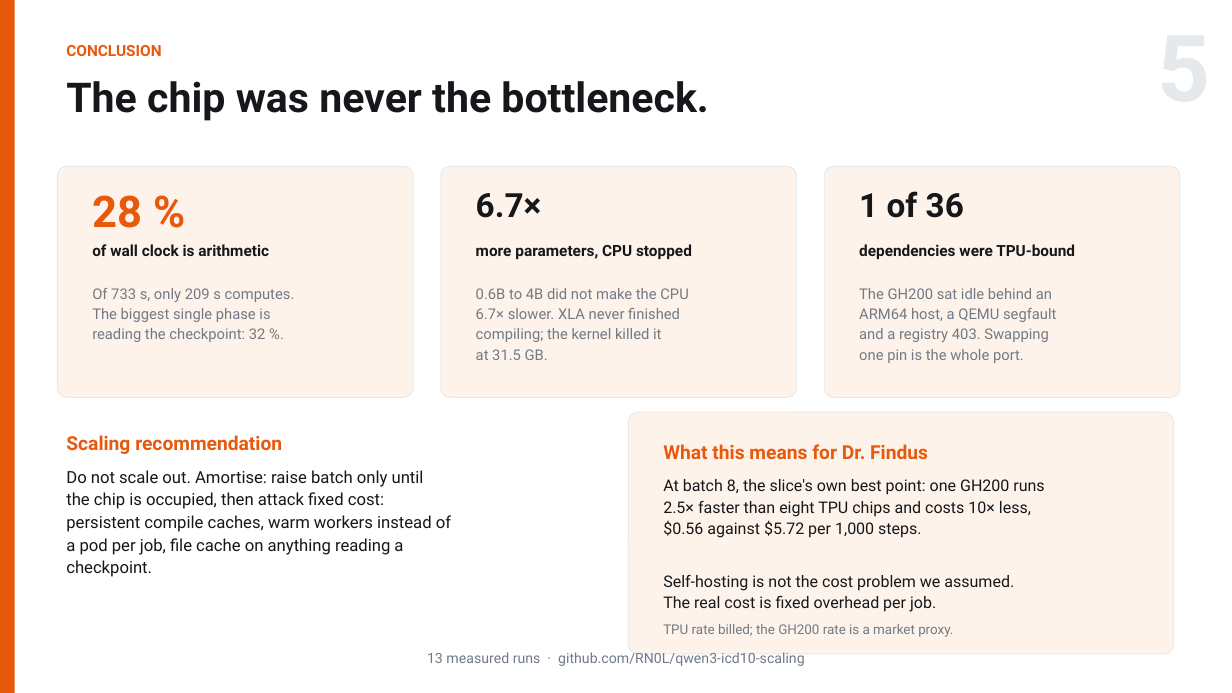
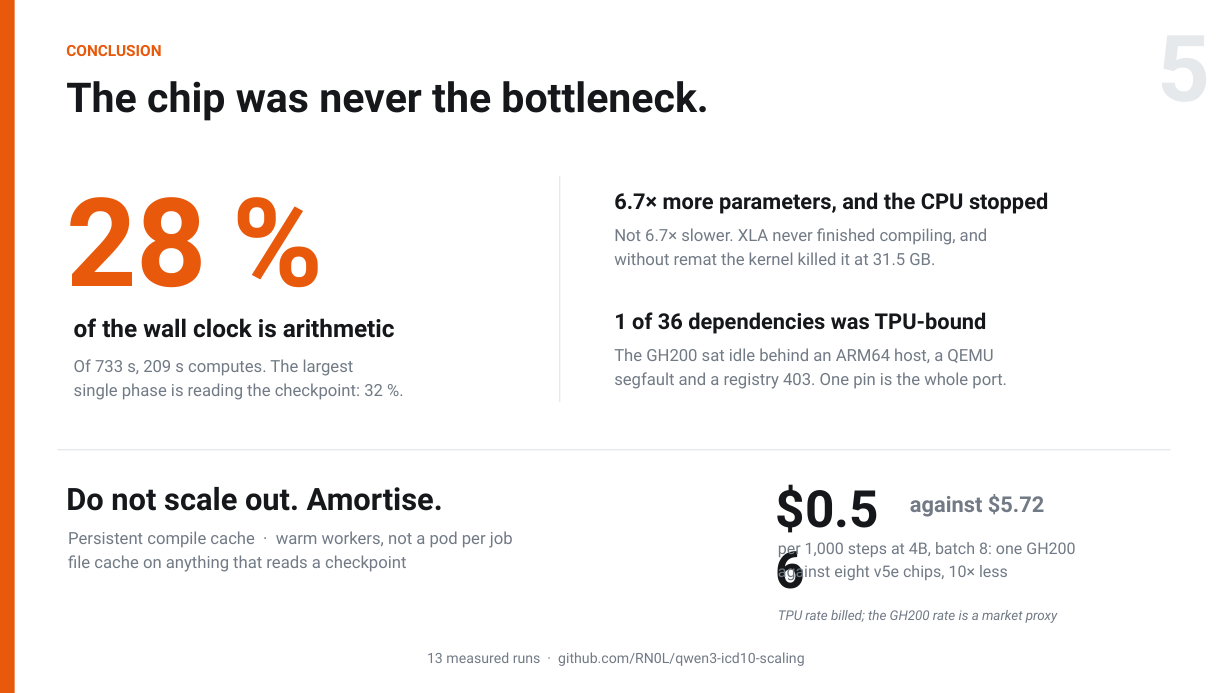
Before and after one commit to RN0L/qwen3-icd10-scaling, a slide deck: slide 5 of slides/ME344_Final_Arnold_Hambuch.pptx. Drawn at 1232x693 pixels with LibreOffice and Linux fonts; fonts in the diff are those of the drawing. Boxes give left, top, right and bottom in pixels: in the first picture for what was removed or moved away, otherwise in the second. Text is boxed around its words. In the diff, an @@ line names an element or a change of style, - is before the commit and + after.

Commit message:
Deck: cut the card grids, let one thing per slide be loud
Two boxes read as machine-written and are gone: the "Scaling recommendation"
paragraph and the "What this means for Dr. Findus" card. Both were four to six
lines of running prose inside a tinted rectangle, which is a document pretending
to be a slide.

The wider problem was that the tinted rounded card had become the default wrapper
for anything that was not a table or a chart -- eight of them across five slides,
every one the same size and weight. When everything is enclosed, nothing is
emphasised. Down to two, and both earn it: slide 3's red card is the one anomaly
in the whole project (a run that reported 11 million tokens/s with status ok), and
slide 2's outlined bar is the storage path the slide builds towards.

What replaced them:

  slide 1  the startup block loses its tint, so the problem statement is no longer
           the second-loudest thing on the problem slide; the research question
           gets a rule above it and moves up out of a dead band
  slide 2  three identical cards become three columns with a rule and hairline
           dividers -- same structure, without three equal boxes
  slide 4  two cards become type on hairlines, which also fills the empty quadrant
  slide 5  three equal stat cards and two prose blocks become one 96pt number,
           two subordinate findings, and a bottom band: a directive and the cost
           pair as a number rather than a paragraph

Cost survives the edit, without the framing: $0.56 against $5.72 per 1,000 steps,
with the proxy caveat kept.

Tooling, because this could not be checked by eye:

- the layout check now estimates each text block's real occupied rectangle and
  flags text overlapping text, not just text crossing a slide edge. It found four
  collisions immediately, including one in stat() where the caption offset was a
  fixed 0.74in regardless of how large the number was set.
- slides/preview.py rasterises the deck with Pillow. There is no headless PPTX
  renderer on this machine and driving Keynote by AppleScript blocks on a
  permissions prompt, which left slide design being changed sight-unseen. It is an
  approximation and says so.

The committed PDF is NOT regenerated by this commit and is now stale.

```diff
--- a/slides/ME344_Final_Arnold_Hambuch.pptx
+++ b/slides/ME344_Final_Arnold_Hambuch.pptx
@@ text "28 %": place and size @@
-text "28 %" at [92,195,142,228]
+text "28 %" at [66,197,207,288]
@@ text "28 %" at [66,197,207,288]: size 34 to 96 pt @@
@@ rounded rectangle removed at [57,166,413,397] @@
@@ rounded rectangle removed at [441,166,797,397] @@
@@ rectangle added at [559,176,560,402], fill #E6E9EC @@
@@ rounded rectangle removed at [824,166,1180,397] @@
@@ text removed at [476,193,542,218] @@
-6.7×
@@ text at [614,192,1048,214]: text changed; size 12 to 17 pt @@
-more parameters, CPU stopped
+6.7× more parameters, and the CPU stopped
@@ text removed at [859,191,964,218] @@
-1 of 36
@@ text at [614,228,988,265]: text changed; size 11.5 to 13 pt @@
-0.6B to 4B did not make the CPU
-6.7× slower. XLA never finished
-compiling; the kernel killed it
-at 31.5 GB.
+Not 6.7× slower. XLA never finished compiling, and
+without remat the kernel killed it at 31.5 GB.
@@ text at [74,318,395,338]: text changed; size 12 to 19 pt @@
-of wall clock is arithmetic
+of the wall clock is arithmetic
@@ text at [614,312,987,334]: text changed; size 12 to 17 pt @@
-dependencies were TPU-bound
+1 of 36 dependencies was TPU-bound
@@ text at [74,359,383,400]: text changed; size 11.5 to 13 pt @@
-Of 733 s, only 209 s computes.
-The biggest single phase is
-reading the checkpoint: 32 %.
+Of 733 s, 209 s computes. The largest
+single phase is reading the checkpoint: 32 %.
@@ text at [614,348,1007,389]: text changed; size 11.5 to 13 pt @@
-The GH200 sat idle behind an
-ARM64 host, a QEMU segfault
-and a registry 403. Swapping
-one pin is the whole port.
+The GH200 sat idle behind an ARM64 host, a QEMU
+segfault and a registry 403. One pin is the whole port.
@@ rounded rectangle removed at [628,412,1174,654] @@
@@ rectangle added at [57,449,1171,450], fill #E6E9EC @@
@@ text removed at [66,435,282,454] @@
-Scaling recommendation
@@ text removed at [663,444,928,459] @@
-What this means for Dr. Findus
@@ text removed at [663,479,1044,612] @@
-At batch 8, the slice's own best point: one GH200 runs
-2.5× faster than eight TPU chips and costs 10× less,
-$0.56 against $5.72 per 1,000 steps.
-Self-hosting is not the cost problem we assumed.
-The real cost is fixed overhead per job.
@@ text added at [66,487,443,511], 24 pt, text #15171A, bold @@
+Do not scale out. Amortise.
@@ text added at [776,484,879,533], 40 pt, text #15171A, bold @@
+$0.56
@@ text added at [910,494,1044,517], 17 pt, text #717A85, bold @@
+against $5.72
@@ text at [68,531,513,572]: text changed; text colour #15171A to #717A85 @@
-Do not scale out. Amortise: raise batch only until
-the chip is occupied, then attack fixed cost:
-persistent compile caches, warm workers instead of
-a pod per job, file cache on anything reading a
-checkpoint.
+Persistent compile cache · warm workers, not a pod per job
+file cache on anything that reads a checkpoint
@@ text added at [778,542,1075,582], 12.5 pt, text #717A85 @@
+per 1,000 steps at 4B, batch 8: one GH200
+against eight v5e chips, 10× less
@@ text at [778,610,1057,623]: text changed; italic on @@
-TPU rate billed; the GH200 rate is a market proxy.
+TPU rate billed; the GH200 rate is a market proxy
```
Also in this commit, not shown: 3 other slides changed, 3 other files.
